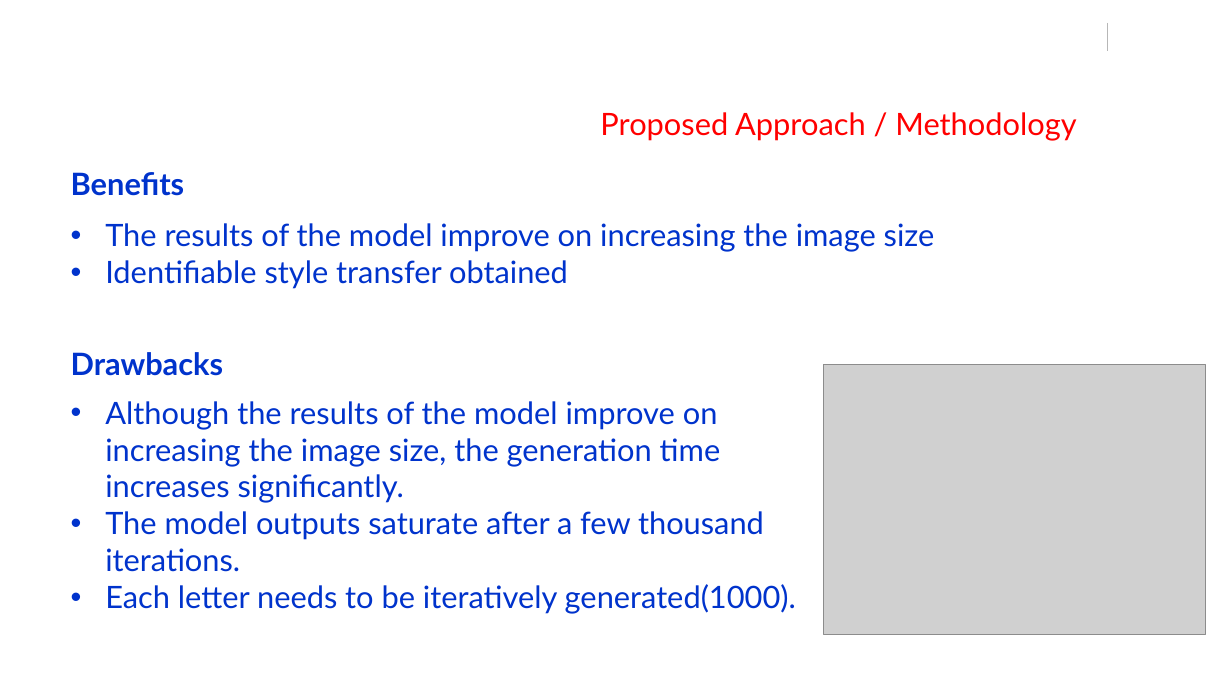
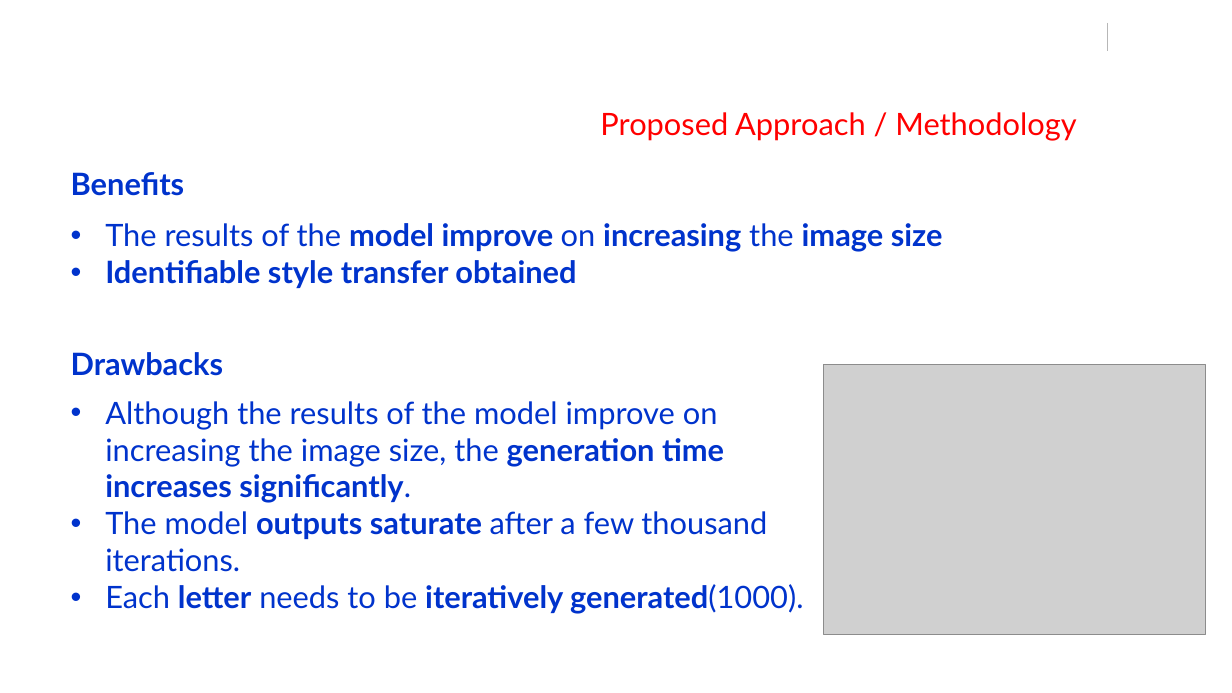
Before and after one commit to saahil-jain/Font_Style_Transfer, a slide deck: slide 13 of Documents/REVIEW - 2 - UE17CS490B – Capstone Project Phase – 2.pptx. Drawn at 1232x693 pixels with LibreOffice and Linux fonts; fonts in the diff are those of the drawing; grey boxes stand for pictures; background and template pictures are left out. Boxes give left, top, right and bottom in pixels: in the first picture for what was removed or moved away, otherwise in the second. Text is boxed around its words. In the diff, an @@ line names an element or a change of style, - is before the commit and + after.

```diff
--- a/Documents/REVIEW - 2 - UE17CS490B – Capstone Project Phase – 2.pptx
+++ b/Documents/REVIEW - 2 - UE17CS490B – Capstone Project Phase – 2.pptx
@@ text "The results of the model ..." at (105, 223, 943, 288): bold on in "model improve increasing image size", "Identifiable style transfer obtained" @@
@@ text "Although the results of the ..." at (105, 401, 803, 614): bold on in "generation time increases significantly.", "outputs saturate", "letter iteratively generated(1000)." @@
```
Also in this commit, not shown: 6 other slides changed, 1 slide added, 1 slide removed.
